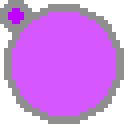
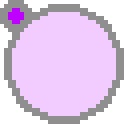
Comparing the layer stacks of the two w=128, h=128 images. Changes:
"Layer 2": opacity 100% → 20%, painted on it over (12, 12, 116, 116)
